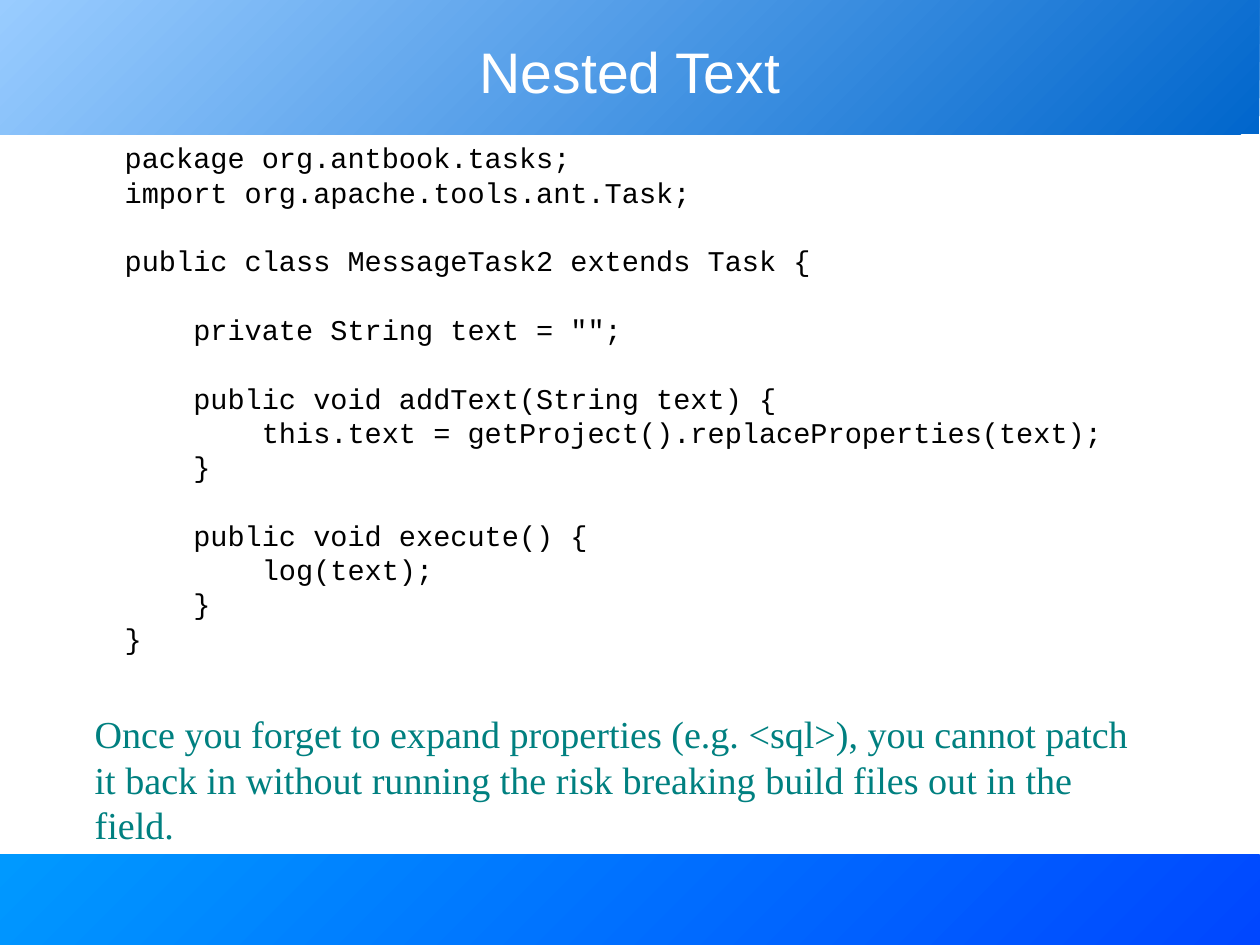
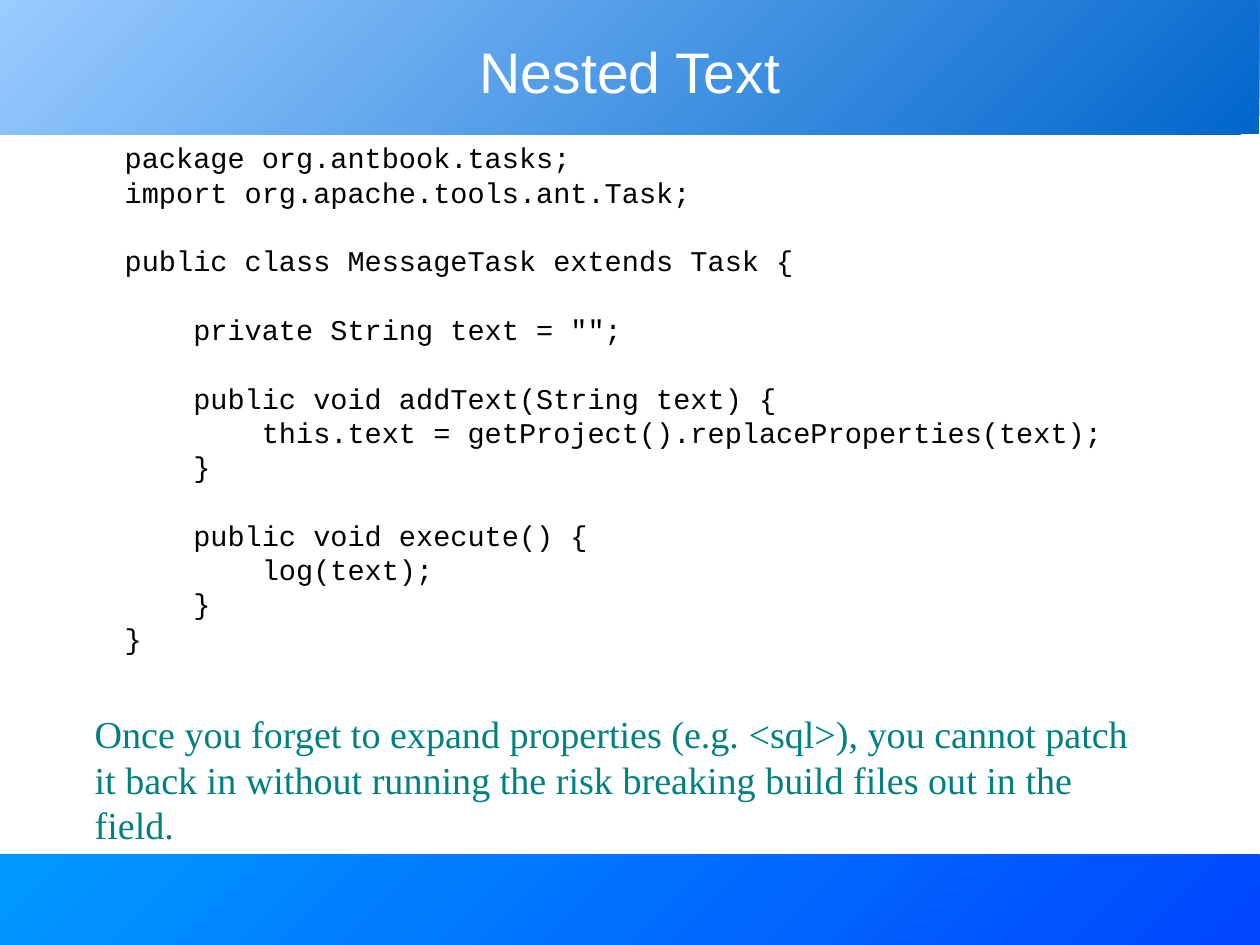
Before and after one commit to BeatrizTercero/repoSvnAnt, a slide deck: slide 20 of core/trunk/docs/slides/extending_ant.odp (slide 19 before the commit). Drawn at 1260x945 pixels with LibreOffice and Linux fonts; fonts in the diff are those of the drawing. Boxes give left, top, right and bottom in pixels: in the first picture for what was removed or moved away, otherwise in the second. Text is boxed around its words. In the diff, an @@ line names an element or a change of style, - is before the commit and + after.

```diff
--- a/core/trunk/docs/slides/extending_ant.odp
+++ b/core/trunk/docs/slides/extending_ant.odp
@@ text at (125, 251, 759, 277): text changed @@
-public class MessageTask2 extends Task {
+public class MessageTask extends Task {
```
Also in this commit, not shown: 11 other slides changed, 4 slides added, 2 slides removed.
